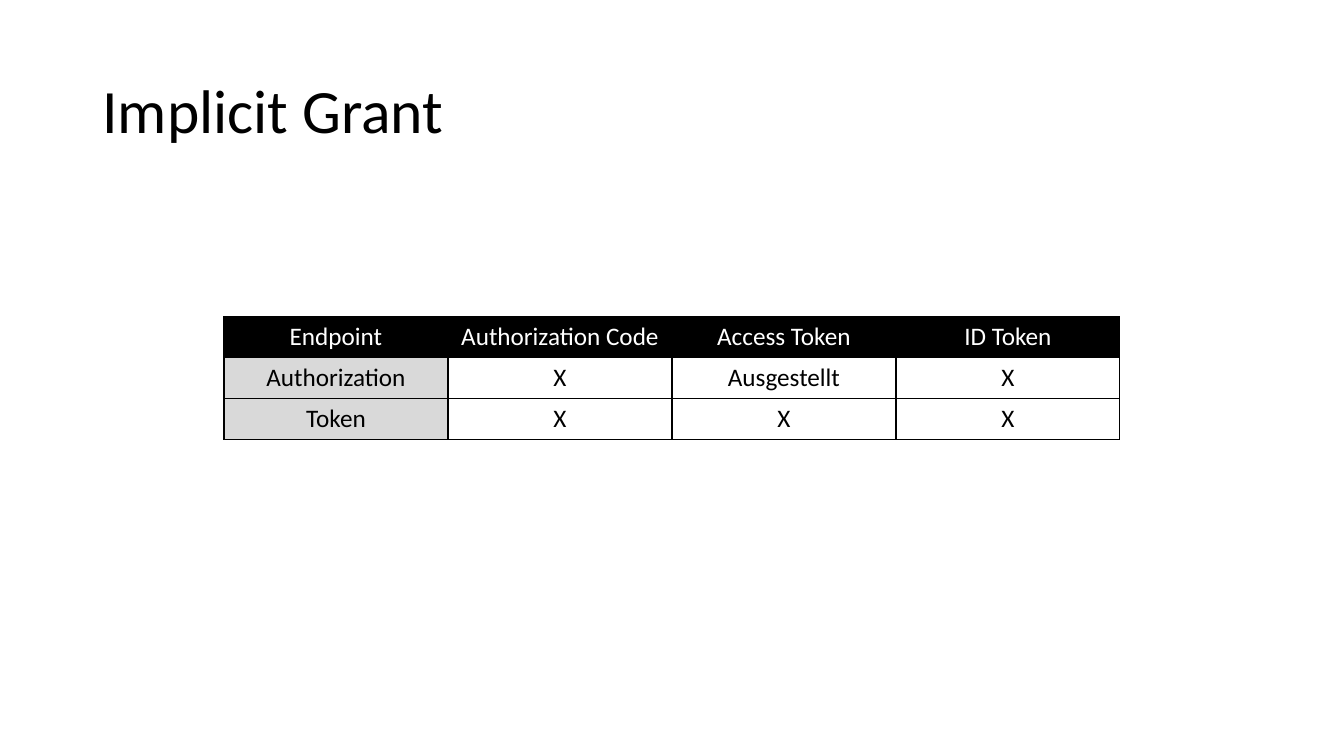
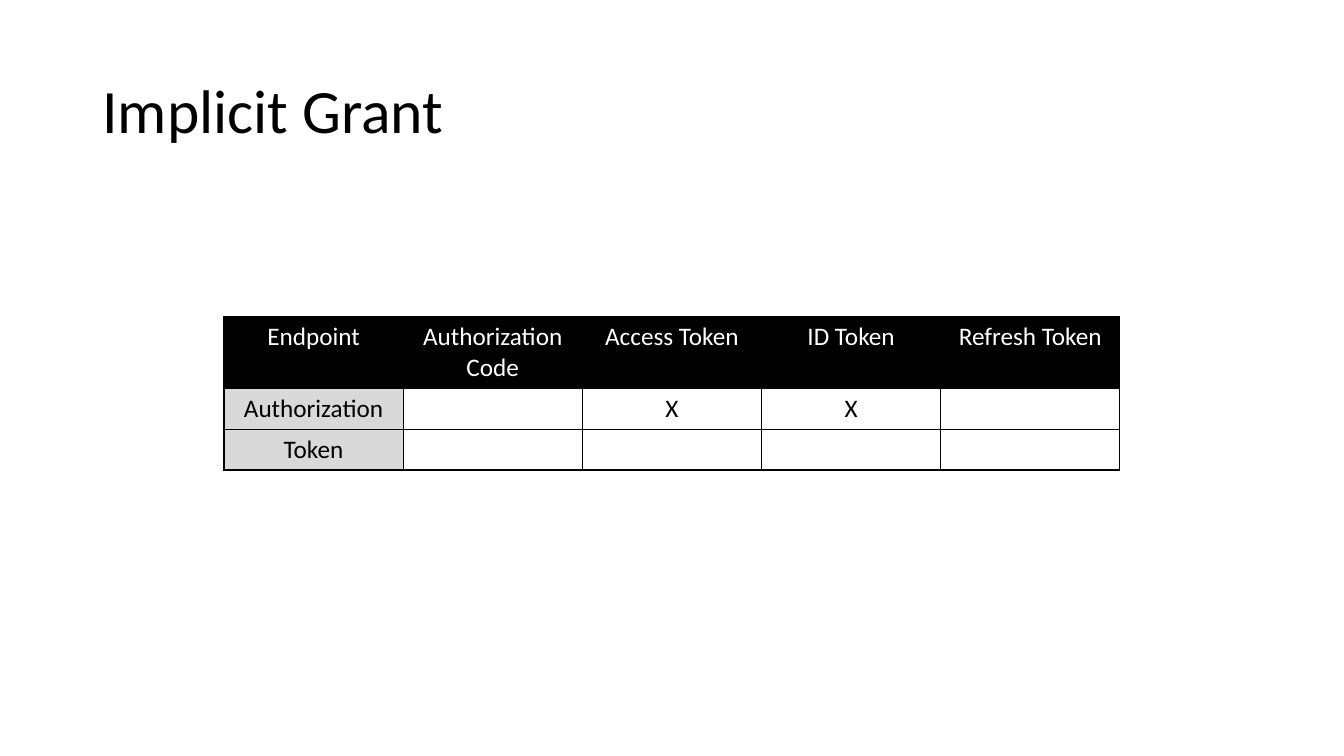
Before and after one commit to danielwagn3r/openid-workshop, a slide deck: slide 32 of OpenID & OAuth.pptx. Drawn at 1344x756 pixels with LibreOffice and Linux fonts; fonts in the diff are those of the drawing. Boxes give left, top, right and bottom in pixels: in the first picture for what was removed or moved away, otherwise in the second. Text is boxed around its words. In the diff, an @@ line names an element or a change of style, - is before the commit and + after.

```diff
--- a/OpenID & OAuth.pptx
+++ b/OpenID & OAuth.pptx
@@ table at [224,317,1121,469] @@
-column 2: Authorization Code | X | X
-column 3: Access Token | Ausgestellt | X
-column 4: ID Token | X | X
+column 2: Authorization Code |  | 
+column 3: Access Token | X | 
+column 4: ID Token | X | 
+column 5: Refresh Token |  | 
```
Also in this commit, not shown: 20 other slides changed, 1 slide added.
